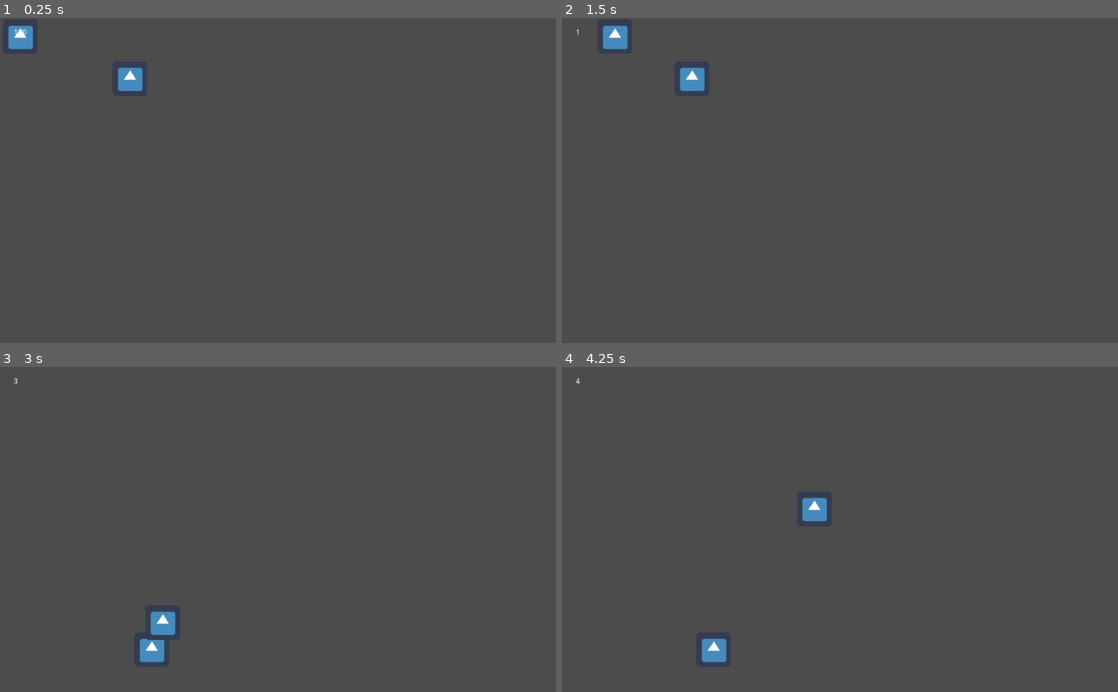
Above: before the commit, frames 1-4 (two rows, left to right).
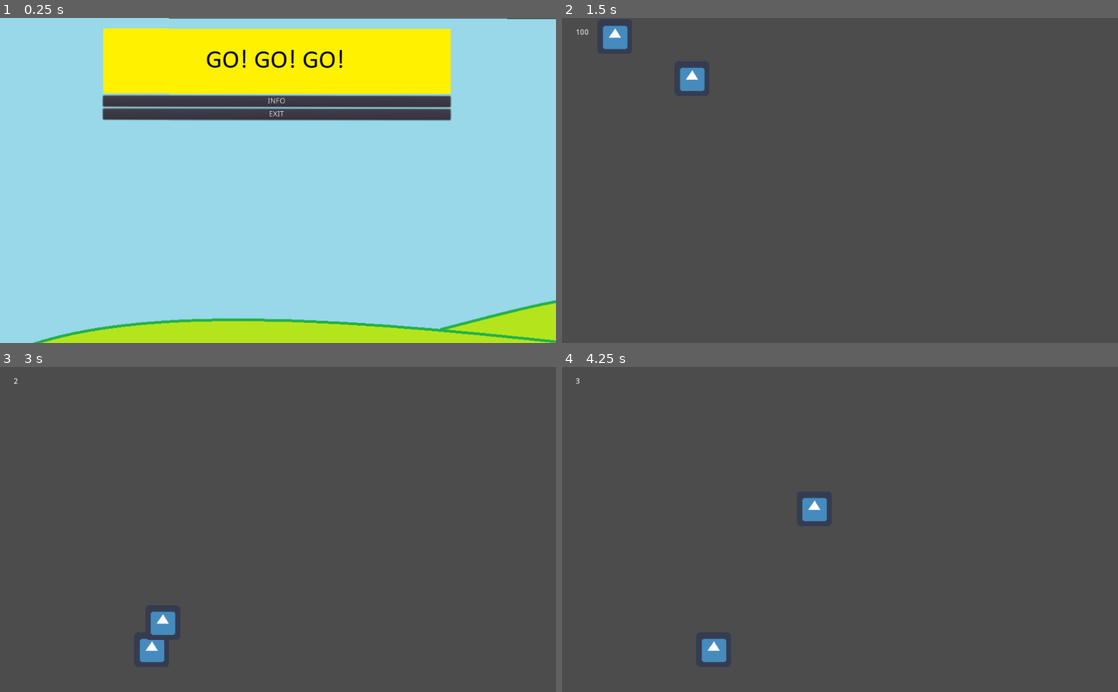
Above: after the commit, the same moments.

Repository: TheSpaceManSplatt/Game_Jam
Game: Godot game, scene res://MENUS/main menu.tscn
Two runs of this game, one before a commit and one after it. Both use one fixed random seed, a clock stepped at 60 frames per second and the inputs below. Before the commit the project starts from res://Everything Else/World.tscn. The engine's default icon, where the game draws it, is replaced by a stand-in: a white triangle on a blue panel in a dark square.
Inputs (mouse positions are in pixels of both pictures, inside the frame that each line leads up to):
- Up to frame 1 (0.25 s): no input
- Up to frame 2 (1.5 s): click (840, 60) at 0.52 s; tap Enter at 1.25 s; move the mouse to (628, 167) at 1.27 s; hold Right (steer_right) from 1.28 s (still down); tap Space (enter_car) at 1.35 s
- Up to frame 3 (3 s): move the mouse to (166, 545) at 2.02 s; release Right (steer_right) at 2.03 s; hold Down (drive_backward) 2.03-2.78 s; tap Space (enter_car) at 2.1, 2.85 s; move the mouse to (333, 458) at 2.77 s; hold Right (steer_right) from 2.78 s (still down)
- Up to frame 4 (4.25 s): move the mouse to (812, 594) at 3.52 s; release Right (steer_right) at 3.53 s; hold Up (drive_forward) from 3.53 s (still down); tap Space (enter_car) at 3.6 s

The runs differ from the first frame. In frame 1, 96% of the frame differs, in the area x 0-100%, y 0-100%; in frame 2, less than 0.1%; in frame 3, less than 0.1%; in frame 4, less than 0.1%.

Commit message:
linked main menu

Diff:
--- a/MENUS/main menu.gd
+++ b/MENUS/main menu.gd
@@ -4,7 +4,7 @@
 	$HBoxContainer/VBoxContainer/Play_button.grab_focus()
 
 func _on_Play_button_pressed():
-	pass # Replace with function body.
+	get_tree().change_scene("res://Everything Else/World.tscn")
 
 func _on_Info_button_pressed():
 	get_tree().change_scene("res://MENUS/info_menu.tscn")
--- a/MENUS/main menu.tscn
+++ b/MENUS/main menu.tscn
@@ -38,9 +38,9 @@
 }
 
 [node name="VBoxContainer" type="VBoxContainer" parent="HBoxContainer"]
-margin_left = 300.0
-margin_right = 940.0
-margin_bottom = 680.0
+margin_left = 172.0
+margin_right = 812.0
+margin_bottom = 560.0
 size_flags_horizontal = 0
 size_flags_vertical = 3
 
--- a/World.tscn
+++ b/World.tscn
@@ -1,12 +1,11 @@
-[gd_scene load_steps=4 format=2]
+[gd_scene load_steps=3 format=2]
 
 [ext_resource path="res://Everything Else/Valet.tscn" type="PackedScene" id=1]
-[ext_resource path="res://Everything Else/Valet.gd" type="Script" id=2]
 [ext_resource path="res://Everything Else/Car.tscn" type="PackedScene" id=3]
 
 [node name="World" type="Node2D"]
 
 [node name="Valet" parent="." instance=ExtResource( 1 )]
-script = ExtResource( 2 )
 
-[node name="Car" parent="Valet" instance=ExtResource( 3 )]
+[node name="Car" parent="." instance=ExtResource( 3 )]
+position = Vector2( 154.928, 85.641 )
--- a/project.godot
+++ b/project.godot
@@ -16,7 +16,7 @@
 [application]
 
 config/name="Game_Jam"
-run/main_scene="res://Everything Else/World.tscn"
+run/main_scene="res://MENUS/main menu.tscn"
 
 [autoload]
 
